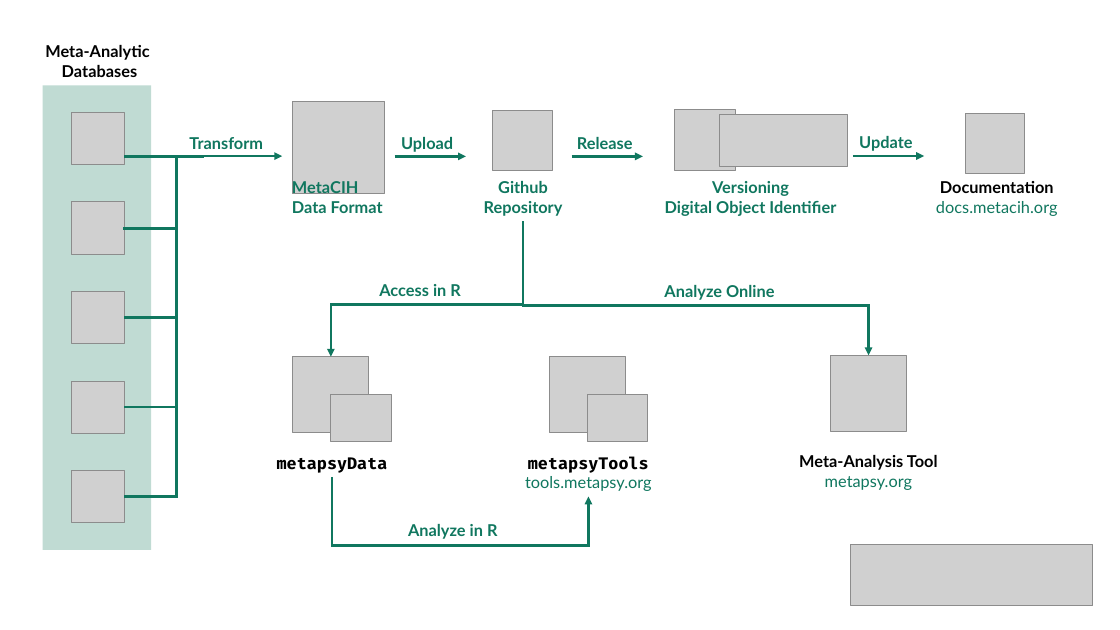
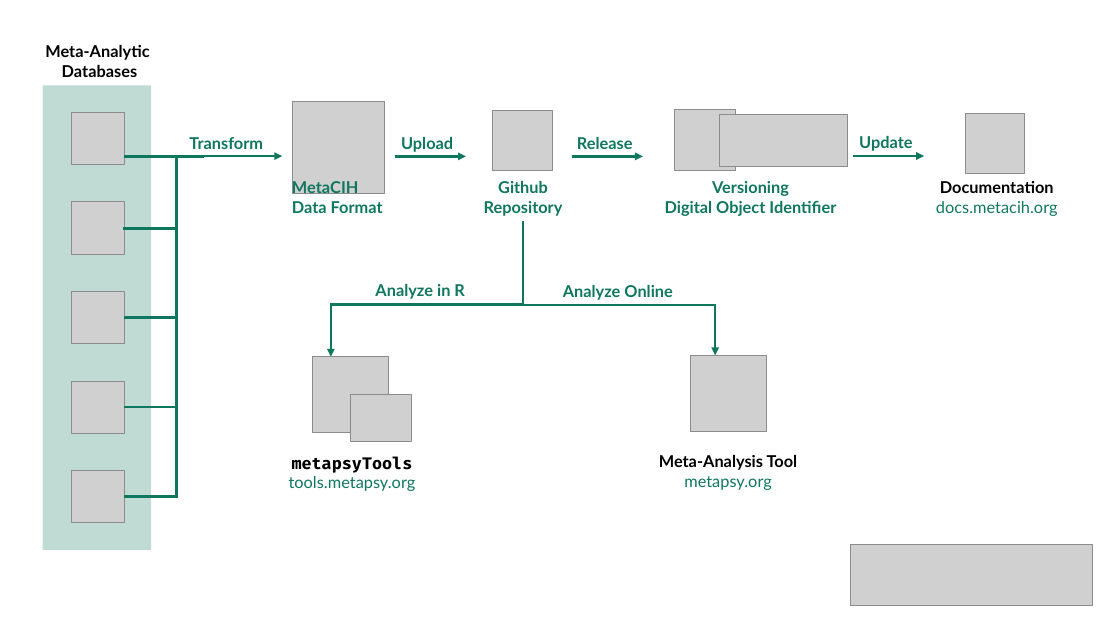
Before and after one commit to metacih-project/metacihDocs, a slide deck: slide 1 of public/uploads/metacih.pptx. Drawn at 1120x630 pixels with LibreOffice and Linux fonts; fonts in the diff are those of the drawing; grey boxes stand for pictures. Boxes give left, top, right and bottom in pixels: in the first picture for what was removed or moved away, otherwise in the second. Text is boxed around its words. In the diff, an @@ line names an element or a change of style, - is before the commit and + after.

```diff
--- a/public/uploads/metacih.pptx
+++ b/public/uploads/metacih.pptx
@@ elbow arrow moved from (523, 221) - (869, 355) to (523, 221) - (715, 355) @@
@@ text at [375, 284, 465, 299]: text changed @@
-Access in R
+Analyze in R
@@ text "Analyze Online": place and size @@
-text "Analyze Online" at [664, 285, 774, 300]
+text "Analyze Online" at [563, 285, 672, 300]
@@ picture removed at [293, 357, 369, 433] @@
@@ picture: place and size @@
-picture at [831, 355, 907, 431]
+picture at [691, 355, 766, 431]
@@ picture removed at [331, 395, 392, 442] @@
@@ 2 pictures, 1 text: place and size @@
-2 pictures, 1 text at [525, 357, 652, 491]
+2 pictures, 1 text at [289, 357, 416, 491]
@@ text "Meta-Analysis Tool": place and size @@
-text "Meta-Analysis Tool" at [799, 455, 938, 490]
+text "Meta-Analysis Tool" at [659, 455, 798, 490]
@@ text removed at [277, 457, 388, 473] @@
-metapsyData
@@ elbow arrow removed from (332, 477) to (588, 497) @@
@@ text removed at [408, 524, 498, 539] @@
-Analyze in R
```
Also in this commit, not shown: 1 other slide changed, 18 other files.
